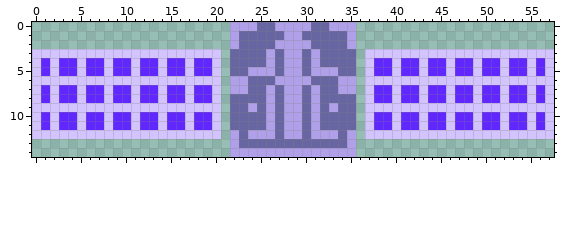
Pixel-art sprite, stored at assets/sate.png. This is how it looked before the edit.
The file is 58x15 pixels.
And afterwards:
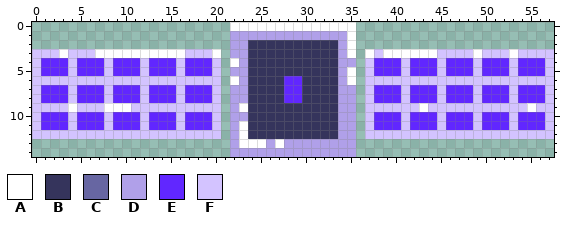
Palette (. is transparent): A #ffffff  B #35345c  C #6766a2  D #b0a0e9  E #6127ff  F #d3c3ff
Difference:
Colour C becomes colour A in row 0 at x 25 to 26 and 31 to 32; in row 3 at x 35; in row 4 at x 22; in row 5 at x 35; in row 9 at x 23; in rows 11 to 12 at x 23.
Colour C becomes colour A in row 13 at x 23 to 25 and 27.
Colour D becomes colour A in row 0 at x 22 to 24, 27 to 30 and 33 to 35; in rows 1 to 2 at x 35; in row 6 at x 22 and 35.
Colour F becomes colour A in row 3 at x 3, 7 to 16, 20, 37, 39 to 44, 49 and 53; in row 9 at x 4, 8 to 10, 43 and 55.
Colour C becomes colour B in row 2 at x 24 to 26 and 31 to 33; in rows 3 to 4 at x 24 to 25, 27, 30 and 32 to 33; in row 5 at x 27 and 30; in row 6 at x 24 to 26 and 31 to 33; in rows 7 to 8 at x 24 to 25, 27, 30 and 32 to 33; in row 9 at x 25, 27, 30 and 32.
Colour C becomes colour B in rows 10 to 11 at x 24 to 25, 27, 30 and 32 to 33; in row 12 at x 27 and 30.
Colour D becomes colour B in row 2 at x 27 to 30; in rows 3 to 4 at x 26, 28 to 29 and 31; in row 5 at x 24 to 26, 28 to 29 and 31 to 33; in row 6 at x 27 and 30; in rows 7 to 8 at x 26 and 31; in row 9 at x 24, 26, 28 to 29, 31 and 33.
Colour D becomes colour B in rows 10 to 11 at x 26, 28 to 29 and 31; in row 12 at x 24 to 26, 28 to 29 and 31 to 33.
Colour C becomes colour D in row 1 at x 23 to 27 and 30 to 34; in row 2 at x 23 and 34; in row 3 at x 22 to 23 and 34; in row 4 at x 23 and 34 to 35; in row 5 at x 22 to 23 and 34; in row 8 at x 22 to 23 and 34 to 35.
Colour C becomes colour D in row 9 at x 22 and 34 to 35; in row 10 at x 22 to 23 and 34 to 35; in row 11 at x 22 and 34 to 35; in row 12 at x 34; in row 13 at x 26 and 28 to 34.
Colour D becomes colour E in rows 6 to 8 at x 28 to 29.
Colour F becomes colour E in rows 4 to 5 at x 2, 5, 11, 14, 17, 40, 43, 46, 52 and 55; in rows 7 to 8 at x 2, 5, 11, 14, 17, 40, 43, 46, 52 and 55; in rows 10 to 11 at x 2, 5, 11, 14, 17, 40, 43, 46, 52 and 55.
Colour E becomes colour F in rows 4 to 5 at x 4, 12, 16, 41, 45 and 53; in rows 7 to 8 at x 4, 12, 16, 41, 45 and 53; in rows 10 to 11 at x 4, 12, 16, 41, 45 and 53.
Pixel boxes of the changes (left, top, right, bottom) in both pictures:
changed: (50, 22, 536, 148)
